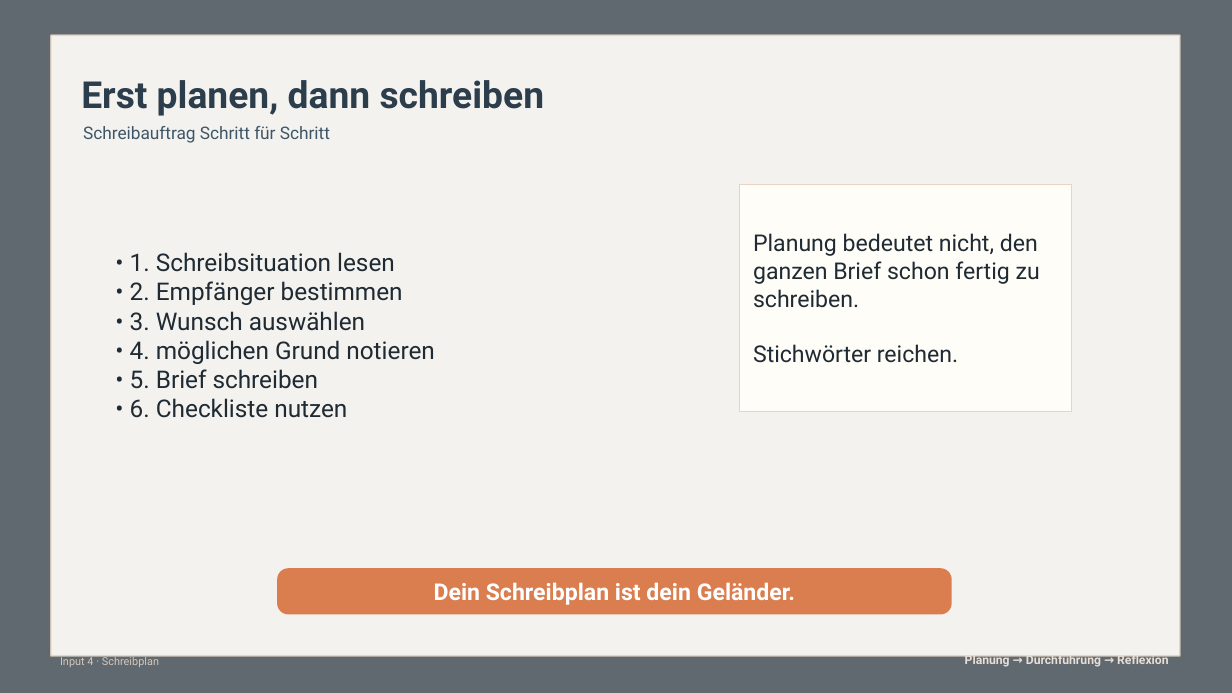
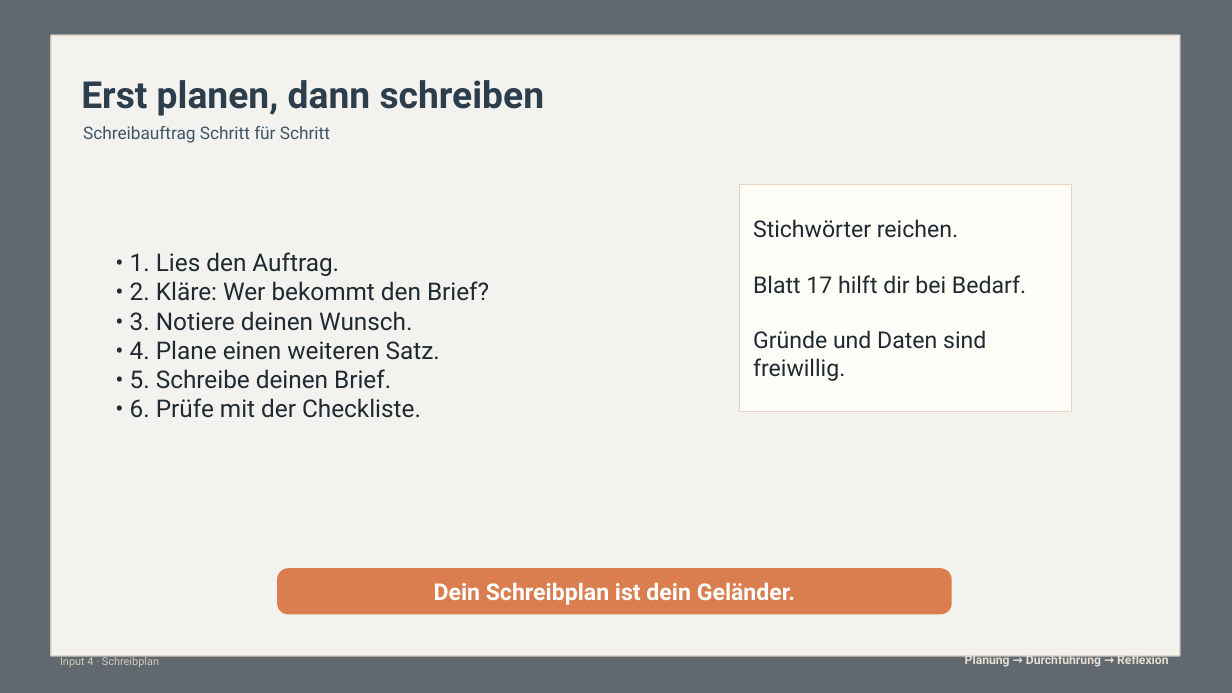
Before and after one commit to technikerleben/d5ur1-wunschbriefe, a slide deck: slide 16 of praesentationen/Impulse_Wunschbriefe_SRL_Mathe.pptx. Drawn at 1232x693 pixels with LibreOffice and Linux fonts; fonts in the diff are those of the drawing; background and template pictures are left out. Boxes give left, top, right and bottom in pixels: in the first picture for what was removed or moved away, otherwise in the second. Text is boxed around its words. In the diff, an @@ line names an element or a change of style, - is before the commit and + after.

```diff
--- a/praesentationen/Impulse_Wunschbriefe_SRL_Mathe.pptx
+++ b/praesentationen/Impulse_Wunschbriefe_SRL_Mathe.pptx
@@ text at box(753, 233, 1040, 308): paragraph removed @@
-Planung bedeutet nicht, den ganzen Brief schon fertig zu schreiben.
@@ text at box(130, 252, 489, 418): text changed @@
-• 1. Schreibsituation lesen
-• 2. Empfänger bestimmen
-• 3. Wunsch auswählen
-• 4. möglichen Grund notieren
-• 5. Brief schreiben
-• 6. Checkliste nutzen
+• 1. Lies den Auftrag.
+• 2. Kläre: Wer bekommt den Brief?
+• 3. Notiere deinen Wunsch.
+• 4. Plane einen weiteren Satz.
+• 5. Schreibe deinen Brief.
+• 6. Prüfe mit der Checkliste.
@@ text at box(753, 275, 1026, 381): paragraphs added @@
+Blatt 17 hilft dir bei Bedarf.
+Gründe und Daten sind freiwillig.
```
Also in this commit, not shown: 23 other slides changed, 8 other files.
